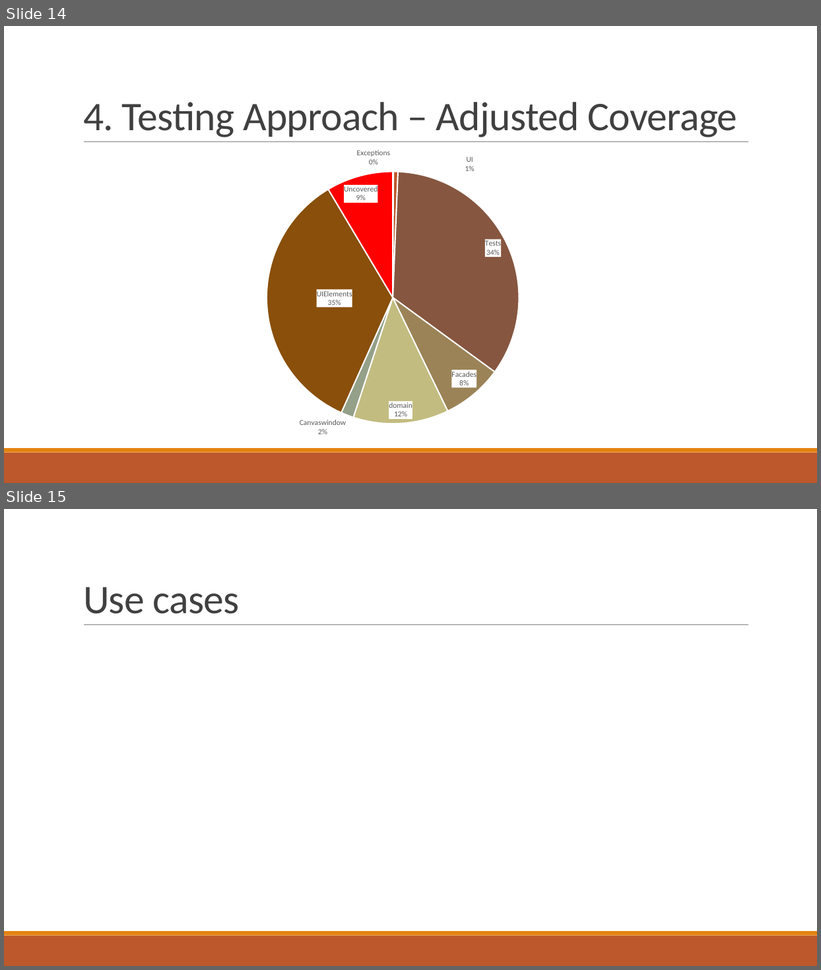
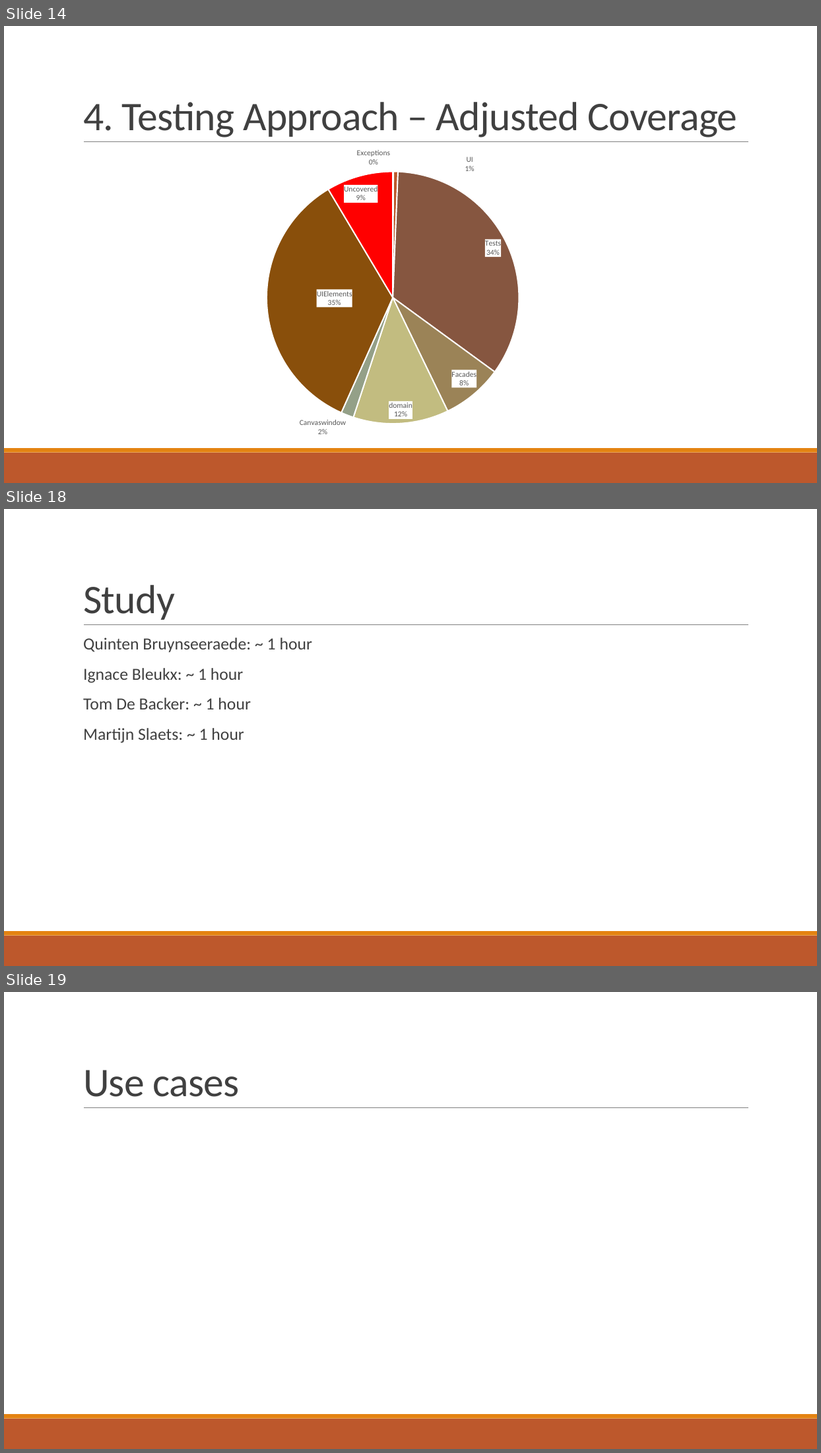
Before and after one commit to IgnaceBleukx/Software-Ontwerp, a slide deck: Presentaties/Iteration1.pptx. Shown one above the other, each under a label of ours: slides 14 and 15 before the commit, slides 14, 18 and 19 after it; the slides between them are not shown. The pictures are 821x970 and 821x1453 pixels, drawn with LibreOffice and Linux fonts; fonts in the diff are those of the drawing. Boxes give left, top, right and bottom in pixels: in the first picture for what was removed or moved away, otherwise in the second. Text is boxed around its words. In the diff, an @@ line names an element or a change of style, - is before the commit and + after.

```diff
--- a/Presentaties/Iteration1.pptx
+++ b/Presentaties/Iteration1.pptx
@@ slide 18 added at bbox=[4, 509, 817, 966], background #FFFFFF; not listed: 3 template elements that a slide beside it also shows @@
@@ title added at bbox=[83, 585, 175, 620], 48 pt, text #404040 @@
+Study
@@ text added at bbox=[83, 638, 312, 743], 20 pt, text #404040 @@
+  Quinten Bruynseeraede: ~ 1 hour
+  Ignace Bleukx: ~ 1 hour
+  Tom De Backer: ~ 1 hour
+  Martijn Slaets: ~ 1 hour
@@ what was slide 15 is now slide 19 @@
```
Also in this commit, not shown: 3 other slides added.
